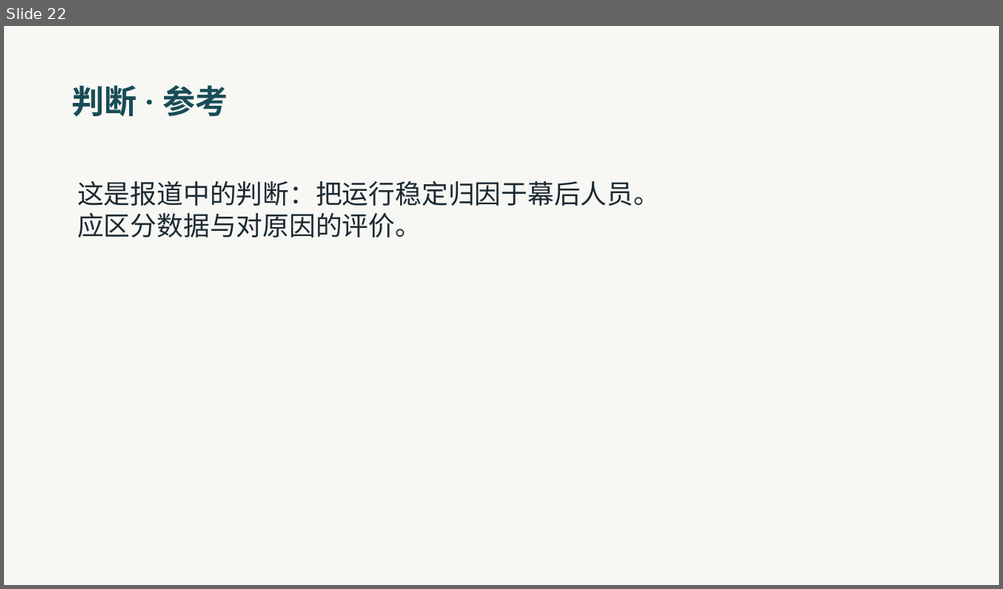
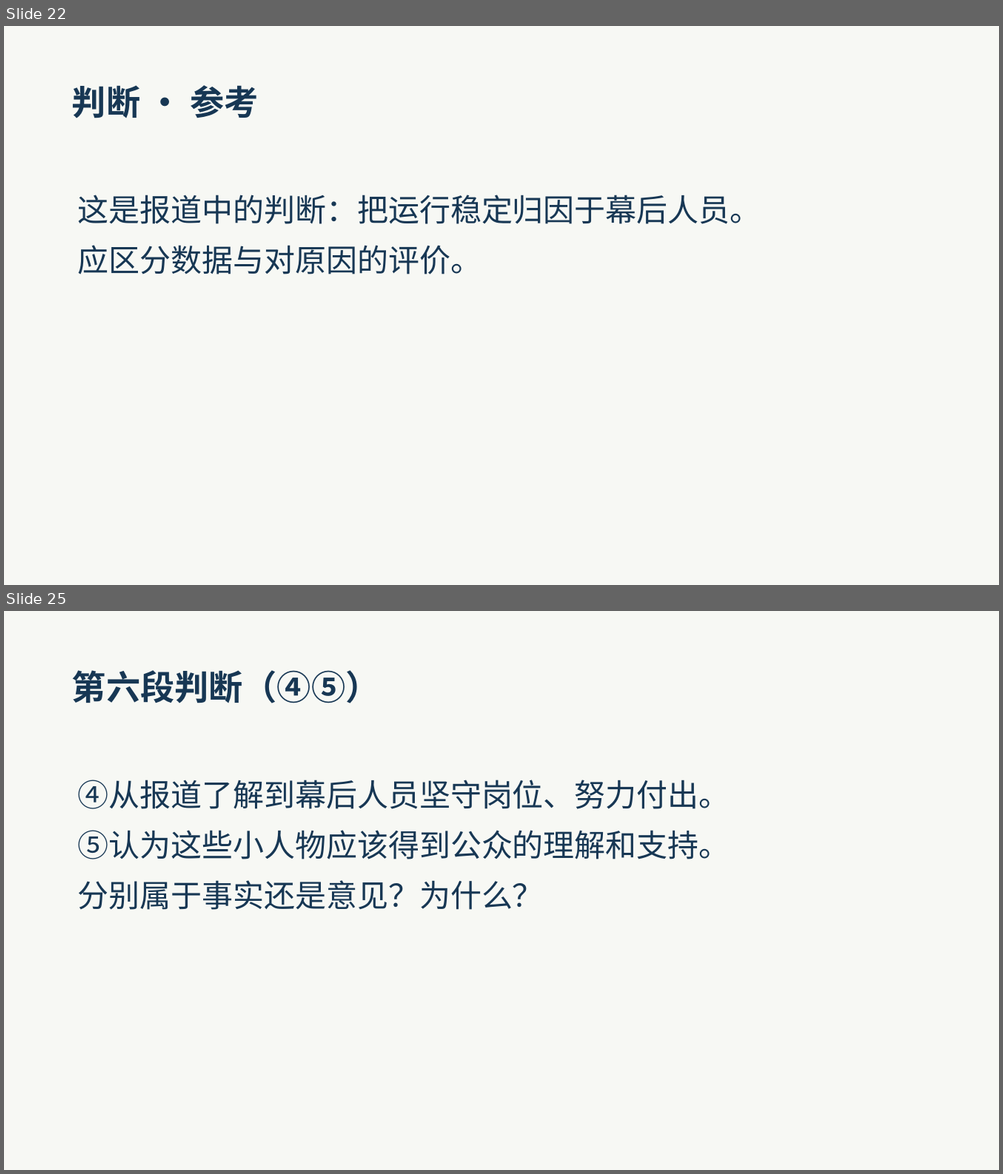
Before and after one commit to lf9675/huawentong-home, a slide deck: du/textbook/1hcl/unit6/shicheng-xuexi/teacher-slides.pptx. Shown one above the other, each under a label of ours: slide 22 before the commit, slides 22 and 25 after it; the slides between them are not shown. The pictures are 1003x589 and 1003x1174 pixels, drawn with LibreOffice and Linux fonts; fonts in the diff are those of the drawing. Boxes give left, top, right and bottom in pixels: in the first picture for what was removed or moved away, otherwise in the second. Text is boxed around its words. In the diff, an @@ line names an element or a change of style, - is before the commit and + after.

```diff
--- a/du/textbook/1hcl/unit6/shicheng-xuexi/teacher-slides.pptx
+++ b/du/textbook/1hcl/unit6/shicheng-xuexi/teacher-slides.pptx
@@ slide 25 added at bbox=[4, 611, 999, 1170], background #F7F8F4 @@
@@ text added at bbox=[72, 670, 380, 703], 33 pt, text #173754, bold @@
+第六段判断（④⑤）
@@ text added at bbox=[77, 780, 730, 910], 30 pt, text #173754 @@
+④从报道了解到幕后人员坚守岗位、努力付出。
+⑤认为这些小人物应该得到公众的理解和支持。
+分别属于事实还是意见？为什么？
@@ slide 22 changed as well @@
@@ text "判断 · 参考" at bbox=[72, 85, 258, 118]: size 31.5 to 33 pt, font Roboto to Noto Sans CJK SC, text colour #184C56 to #173754 @@
@@ text "这是报道中的判断：把运行稳定归因于幕后人员。" at bbox=[77, 195, 761, 275]: size 25.5 to 30 pt, text colour #1B2931 to #173754; line spacing 1 to 1.35 @@
```
Also in this commit, not shown: 26 other slides changed, 5 other slides added, 1 slide removed, 16 other files.
